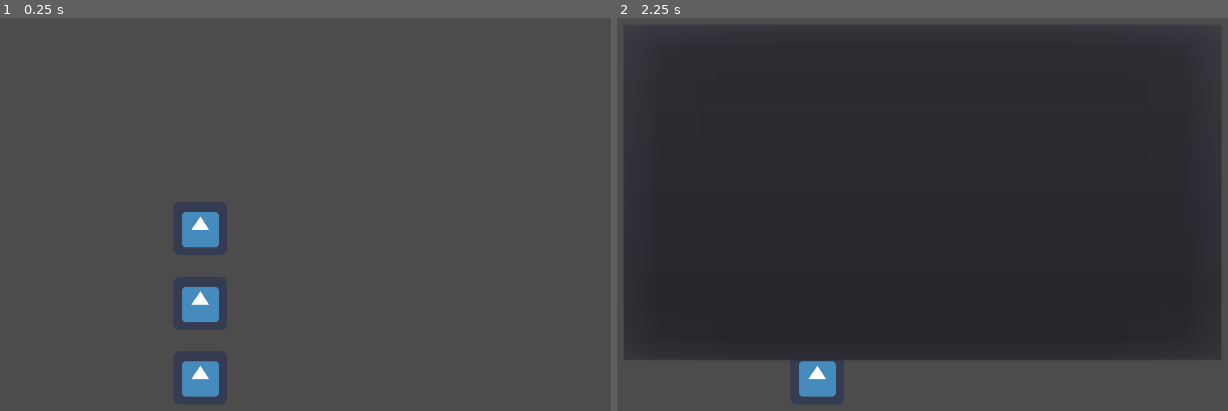
Above: before the commit, frames 1-2 (left to right).
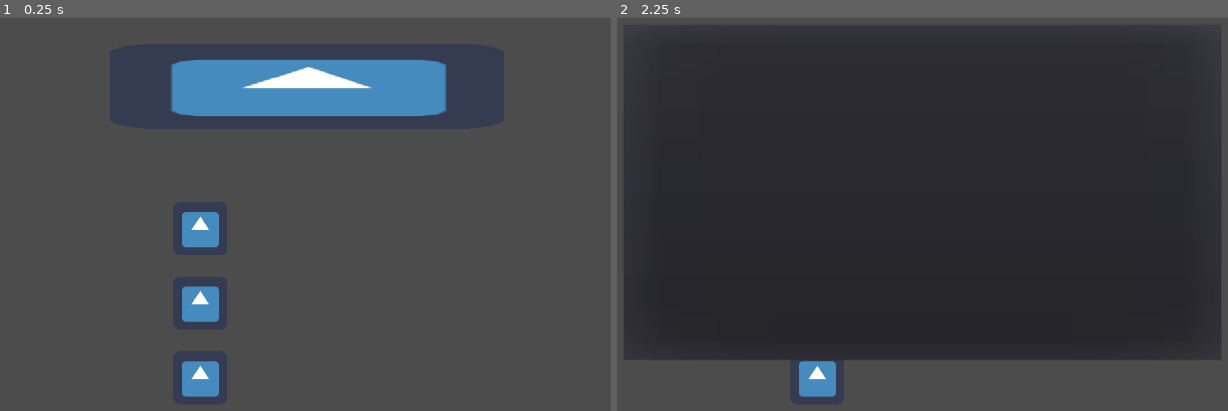
Above: after the commit, the same moments.

Repository: hammerlundm/mecha-heart
Game: Godot game, scene res://scenes/mainMenu.tscn
Two runs of this game, one before a commit and one after it. Both use one fixed random seed, a clock stepped at 60 frames per second and the inputs below. The engine's default icon, where the game draws it, is replaced by a stand-in: a white triangle on a blue panel in a dark square. Sound files missing from this copy of the repository are replaced by a short silence.
Inputs (mouse positions are in pixels of both pictures, inside the frame that each line leads up to):
- Up to frame 1 (0.25 s): no input
- Up to frame 2 (2.25 s): click (922, 230) at 0.5 s; click (922, 230) at 1.25 s; click (922, 304) at 2 s

The runs differ from the first frame. In frame 1, 6.4% of the frame differs, in the area x 27-74%, y 10-78%; in frame 2, nothing differs.

Commit message:
added audio to Main Menu

Diff:
--- a/scenes/mainMenu.tscn
+++ b/scenes/mainMenu.tscn
@@ -1,7 +1,9 @@
-[gd_scene load_steps=3 format=2]
+[gd_scene load_steps=5 format=2]
 
 [ext_resource path="res://icon.png" type="Texture" id=1]
 [ext_resource path="res://scripts/mainMenu.gd" type="Script" id=2]
+[ext_resource path="res://sounds/MMM_Beginning.ogg" type="AudioStream" id=3]
+[ext_resource path="res://sounds/MMM_Loop.ogg" type="AudioStream" id=4]
 
 [node name="mainMenu" type="Control"]
 anchor_right = 1.0
@@ -27,6 +29,8 @@
 anchor_top = 0.687
 anchor_right = 0.666
 anchor_bottom = 0.813
+margin_top = -1.29236
+margin_bottom = -1.29236
 texture_normal = ExtResource( 1 )
 __meta__ = {
 "_edit_use_anchors_": false
@@ -39,10 +43,24 @@
 anchor_bottom = 0.98
 margin_right = 40.0
 texture_normal = ExtResource( 1 )
+__meta__ = {
+"_edit_use_anchors_": false
+}
 
 [node name="credits_panel" type="PopupMenu" parent="."]
 anchor_right = 1.0
 anchor_bottom = 1.0
+
+[node name="icon" type="Sprite" parent="."]
+position = Vector2( 960, 283.532 )
+scale = Vector2( 7.4012, 1.5908 )
+texture = ExtResource( 1 )
+
+[node name="audio_start" type="AudioStreamPlayer" parent="."]
+stream = ExtResource( 3 )
+autoplay = true
+
+[node name="audio_loop" type="AudioStreamPlayer" parent="."]
+stream = ExtResource( 4 )
 [connection signal="pressed" from="credits_button" to="." method="_on_credits_button_pressed"]
-[connection signal="about_to_show" from="credits_panel" to="." method="_on_credits_panel_about_to_show"]
-[connection signal="popup_hide" from="credits_panel" to="." method="_on_credits_panel_popup_hide"]
+[connection signal="finished" from="audio_start" to="." method="_on_audio_start_finished"]
--- a/scenes/test.tscn
+++ b/scenes/test.tscn
@@ -1,13 +1,18 @@
-[gd_scene load_steps=5 format=2]
+[gd_scene load_steps=7 format=2]
 
 [ext_resource path="res://scenes/player.tscn" type="PackedScene" id=1]
 [ext_resource path="res://scenes/light.tscn" type="PackedScene" id=2]
 [ext_resource path="res://scenes/object.tscn" type="PackedScene" id=3]
 [ext_resource path="res://scenes/heart.tscn" type="PackedScene" id=4]
 
+[sub_resource type="BoxShape" id=1]
+
+[sub_resource type="CubeMesh" id=2]
+
 [node name="Spatial" type="Spatial"]
 
 [node name="player" parent="." instance=ExtResource( 1 )]
+MOVE_SPEED = 500.0
 
 [node name="WallLight" parent="." instance=ExtResource( 2 )]
 transform = Transform( 0.539564, 0, -0.841944, 0, 1, 0, 0.841944, 0, 0.539564, 8.16513, -1.68772, -6.29291 )
@@ -19,3 +24,23 @@
 [node name="heart" parent="." instance=ExtResource( 4 )]
 transform = Transform( 1, 0, 0, 0, 1, 0, 0, 0, 1, 7.33959, 0, -6.02789 )
 part_name = "asdf"
+
+[node name="floor" type="StaticBody" parent="."]
+transform = Transform( 10, 0, 0, 0, 0.1, 0, 0, 0, 10, 0, -2.5, 0 )
+
+[node name="CollisionShape" type="CollisionShape" parent="floor"]
+shape = SubResource( 1 )
+
+[node name="MeshInstance" type="MeshInstance" parent="floor"]
+mesh = SubResource( 2 )
+material/0 = null
+
+[node name="ramp" type="StaticBody" parent="."]
+transform = Transform( 9.68448, 0.0249214, 0, -2.49214, 0.0968448, 0, 0, 0, 10, -16.2081, -0.371218, 0 )
+
+[node name="CollisionShape" type="CollisionShape" parent="ramp"]
+shape = SubResource( 1 )
+
+[node name="MeshInstance" type="MeshInstance" parent="ramp"]
+mesh = SubResource( 2 )
+material/0 = null
--- a/scripts/mainMenu.gd
+++ b/scripts/mainMenu.gd
@@ -14,3 +14,7 @@
 
 func quit_game():
 	get_tree().quit()
+
+
+func _on_audio_start_finished():
+	$audio_loop.play()
--- a/scripts/player.gd
+++ b/scripts/player.gd
@@ -28,7 +28,7 @@
 		v -= transform.basis.x * delta * MOVE_SPEED
 	if Input.is_action_pressed("move_right"):
 		v += transform.basis.x * delta * MOVE_SPEED
-	#v.y -= 5
+	v.y -= 9.8
 	if Input.is_action_pressed("interact"):
 		if object == null:
 			var objects = get_tree().get_nodes_in_group("object")
Not shown, added: sounds/Ambient_Hum.ogg.import
Not shown, added: sounds/Enemy_Ambient.ogg.import
Not shown, added: sounds/Footsteps.ogg.import
Not shown, added: sounds/Heartbeat.ogg.import
Not shown, added: sounds/MMM_Beginning.ogg.import
Not shown, added: sounds/MMM_Loop.ogg.import
Not shown, added: sounds/Ambient_Hum.ogg
Not shown, added: sounds/Enemy_Ambient.ogg
Not shown, added: sounds/Footsteps.ogg
Not shown, added: sounds/Heartbeat.ogg
Not shown, added: sounds/MMM_Beginning.ogg
Not shown, added: sounds/MMM_Loop.ogg
